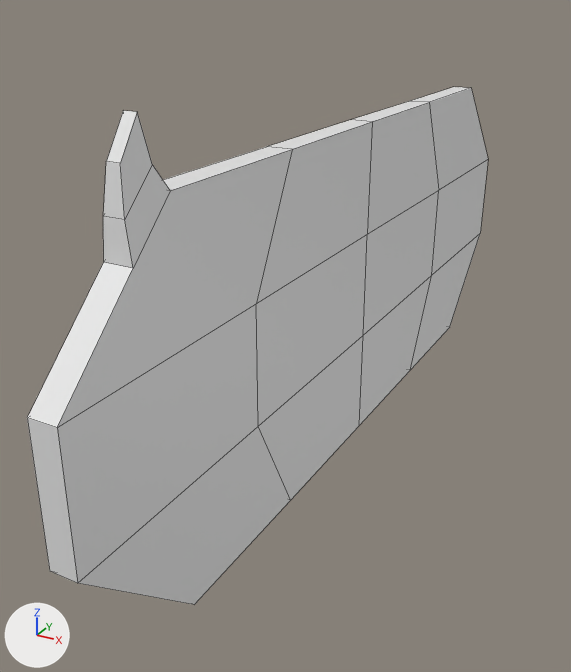
The FBX model UnityKinect/Assets/Models/fukidashi3.fbx as it was, and as the next commit left it.
The view is the same before and after, from a 50 mm camera at (0.0183, -0.0477, 0.0273) aimed at (-0.0051, -0.0054, 0.0061). Every picture has the same lights, and +X, +Y and +Z are marked at lower left. Both versions are drawn at frame 2 of the action 'Default Take'; the numbers are the values there. Mesh edges are drawn as thin lines.

The first picture shows 'Fukidashi'.
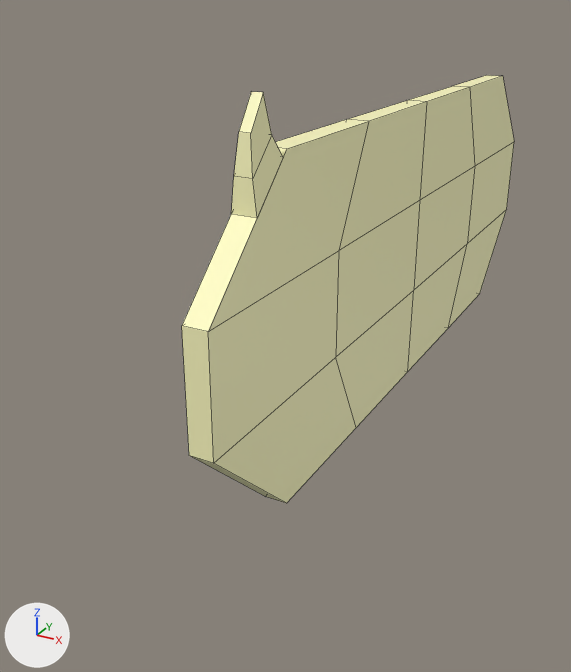
Location of each change, [x1, y1, x2, y2] in pixels of the pictures (571 x 672 px):
'Fukidashi', reshaped, moved, turned: before [27, 87, 488, 605]; after [182, 75, 514, 503]
'Fukidashi_tsuno', added (beige): after [231, 92, 283, 218]
part 1 of me_fukidashi, cut back: before [27, 111, 292, 428]; after [448, 210, 506, 328]
part 2 of me_fukidashi, recoloured: before [163, 147, 291, 191]; after [182, 326, 214, 463]

What changed in the scene script:
```text
Add mat_fukidashi03:
    mat_fukidashi03 = principled_material('Fukidashi03')
    mat_fukidashi03.base_color = (1.0, 0.975, 0.538)  # beige #fffcc2
Add mat_fukidashi02:
    mat_fukidashi02 = principled_material('Fukidashi02')
    mat_fukidashi02.base_color = (1.0, 0.975, 0.538)  # beige #fffcc2
Change me_fukidashi:
    used by ob_fukidashi; location = (0.0, 0.0, 0.01203); rotation_euler = (3.141, 0.0, 0.0), in degrees (180, 0, 0); scale = (0.01, 0.01, 0.01)
    remove me_fukidashi.from_pydata(...)  # 50 vertices, 47 faces; spans x -0.12..0.02, y -2.18..3.1, z -1.13..1.17
    add me_fukidashi.from_pydata(...)  # 40 vertices, 38 faces; spans x -0.12..0.02, y -2.18..3.1, z -0.83..1.17
    me_fukidashi part 1
    10 vertices are removed from x -0.12..0.02, y 2.46..2.64, z -1.13..-0.59
    12 faces are deleted
    3 new faces join them
    me_fukidashi part 2: 35 faces spanning x -0.12..0.02, y -2.18..3.1, z -0.83..1.17 switch from mat_fukidashi3 (white #e7e7e7) to mat_fukidashi03 (beige #fffcc2)
Add me_fukidashi_tsuno:
    me_fukidashi_tsuno.from_pydata([(0.019, -1.51, 1.141), (-0.12, -1.51, 1.141), (0.019, -1.757, 0.907), (-0.12, -1.757, 0.907), (-0.001, -1.581, 1.252), (-0.1, -1.581, 1.252), (-0.001, -1.758, 1.084), (-0.1, -1.757, 1.085), (-0.019, -1.623, 1.442), (-0.082, -1.623, 1.442), (-0.019, -1.736, 1.281), (-0.082, -1.735, 1.281)], [], [(3, 2, 6, 7), (7, 6, 10, 11), (1, 3, 7, 5), (2, 0, 4, 6), (0, 1, 5, 4), (10, 8, 9, 11), (5, 7, 11, 9), (6, 4, 8, 10), (4, 5, 9, 8)])
    me_fukidashi_tsuno.materials.append(mat_fukidashi02)  # beige #fffcc2
Change ob_fukidashi:
    ob_fukidashi.rotation_euler: (3.141, 0.0, 0.0) -> (0.0, 0.0, 0.0)  # degrees (180, 0, 0) -> degrees (0, 0, 0)
    ob_fukidashi.location: (0.0, 0.0, 0.01203) -> (0.0, 0.0, 0.00866)
Add ob_fukidashi_tsuno:
    ob_fukidashi_tsuno = bpy.data.objects.new('Fukidashi_tsuno', me_fukidashi_tsuno)
    ob_fukidashi_tsuno.location = (0.0, 0.0, 0.00866)
    ob_fukidashi_tsuno.scale = (0.01, 0.01, 0.01)
```
